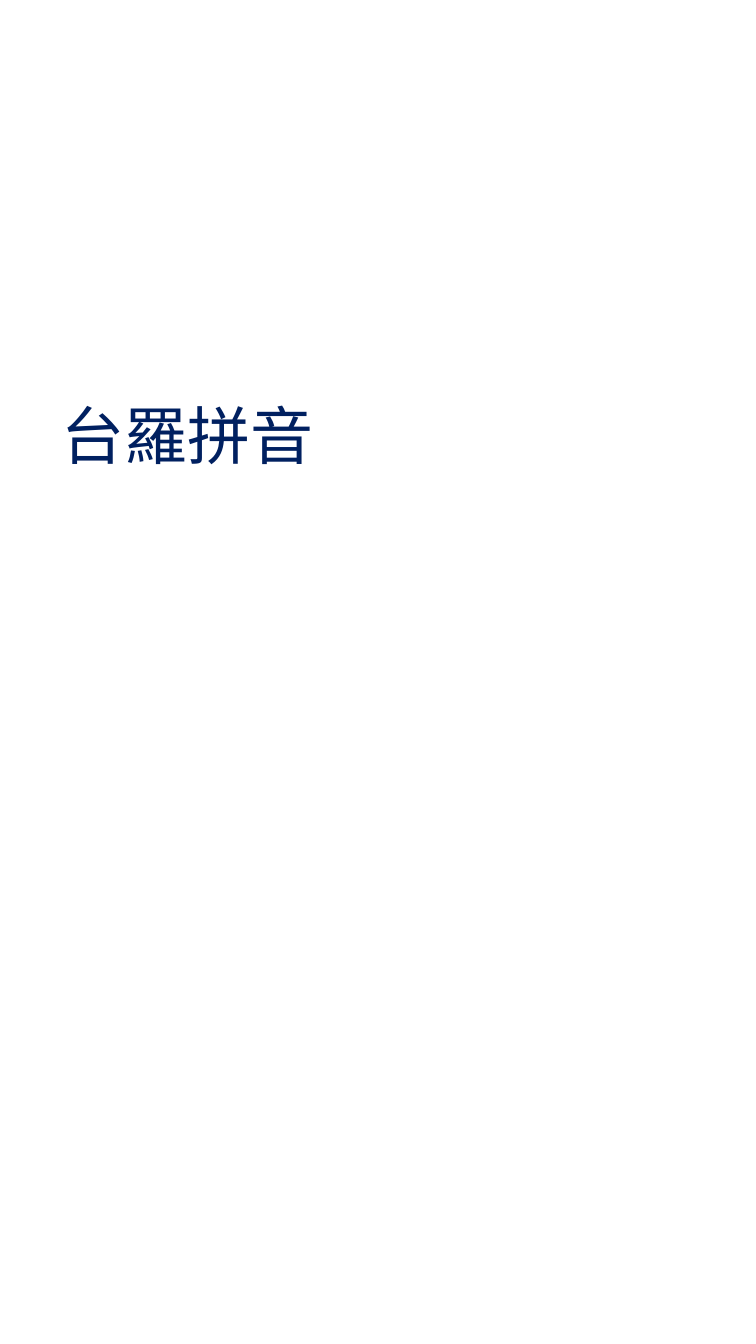
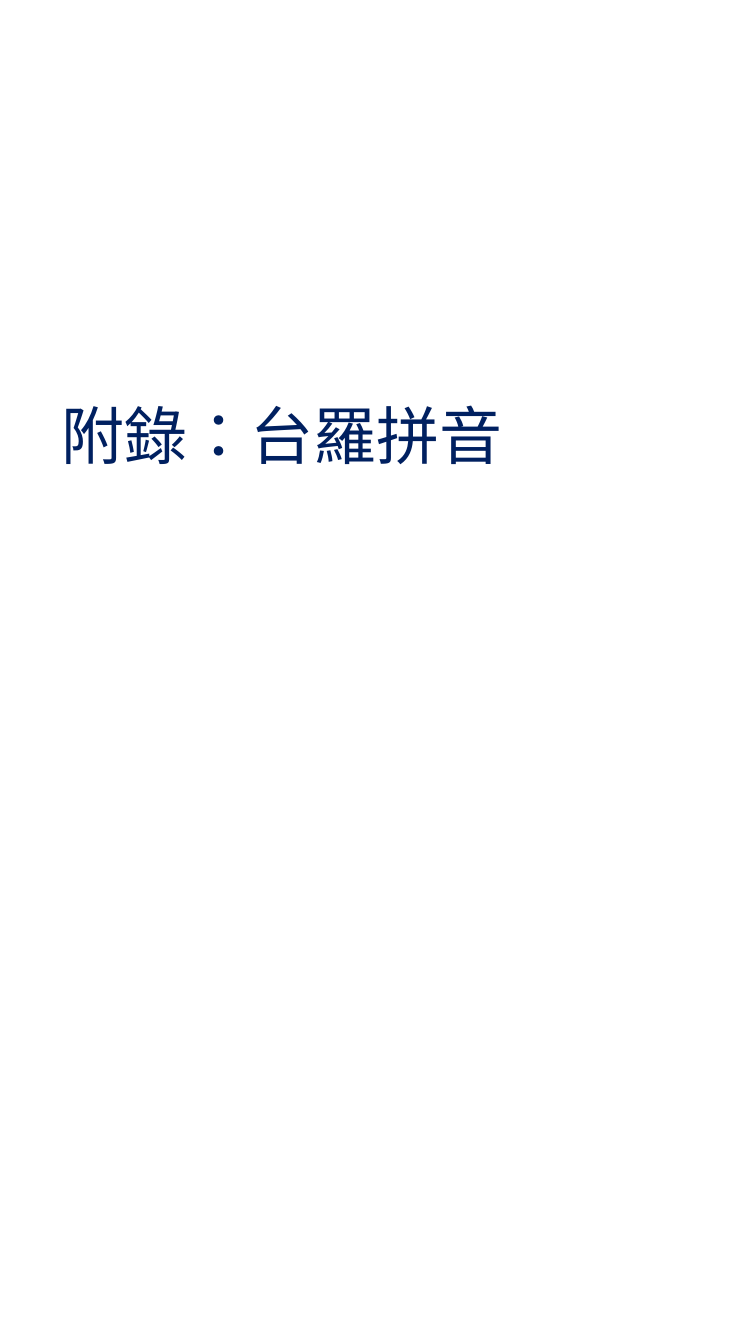
Before and after one commit to AlanJui/Piau-Im, a slide deck: slide 22 of Documents/十五音教材/閩南語之四聲八調與變調規則.pptx (slide 5 before the commit). Drawn at 756x1344 pixels with LibreOffice and Linux fonts; fonts in the diff are those of the drawing. Boxes give left, top, right and bottom in pixels: in the first picture for what was removed or moved away, otherwise in the second. Text is boxed around its words. In the diff, an @@ line names an element or a change of style, - is before the commit and + after.

```diff
--- a/Documents/十五音教材/閩南語之四聲八調與變調規則.pptx
+++ b/Documents/十五音教材/閩南語之四聲八調與變調規則.pptx
@@ title at (62, 405, 503, 464): text changed @@
-台羅拼音
+附錄：台羅拼音
```
Also in this commit, not shown: 6 other slides changed, 2 slides added, 28 other files.
